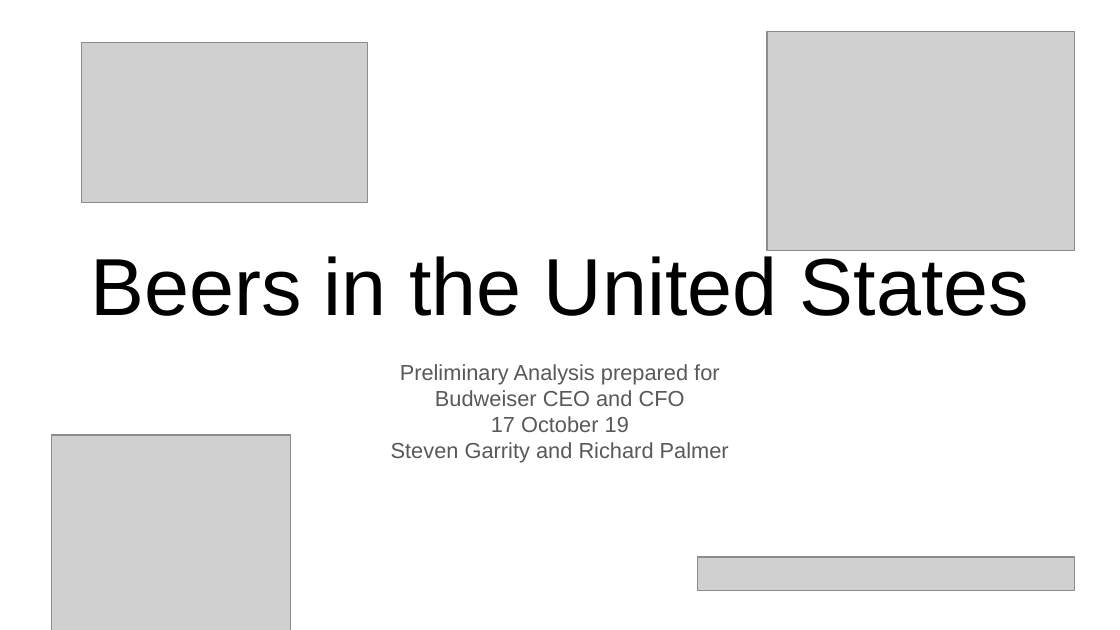
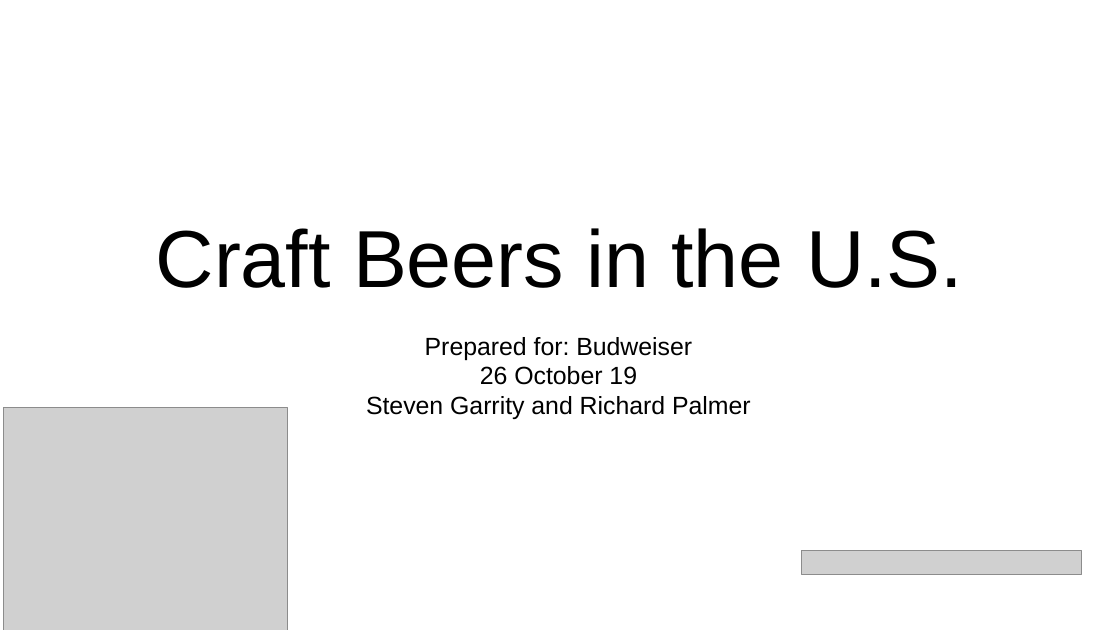
Before and after one commit to rmpalmer/MSDS6306_Fall2019_proj1, a slide deck: slide 1 of CaseStudy_EDA_Palmer_Garrity.pptx. Drawn at 1120x630 pixels with LibreOffice and Linux fonts; fonts in the diff are those of the drawing; grey boxes stand for pictures; background and template pictures are left out. Boxes give left, top, right and bottom in pixels: in the first picture for what was removed or moved away, otherwise in the second. Text is boxed around its words. In the diff, an @@ line names an element or a change of style, - is before the commit and + after.

```diff
--- a/CaseStudy_EDA_Palmer_Garrity.pptx
+++ b/CaseStudy_EDA_Palmer_Garrity.pptx
@@ picture removed at bbox=[82, 43, 368, 203] @@
@@ picture removed at bbox=[767, 31, 1074, 251] @@
@@ title at bbox=[156, 228, 963, 288]: text changed @@
-Beers in the United States
+Craft Beers in the U.S.
@@ subtitle "Prepared for: Budweiser": place and size @@
-subtitle "Prepared for: Budweiser" at bbox=[391, 364, 729, 463]
+subtitle "Prepared for: Budweiser" at bbox=[366, 337, 751, 419]
@@ subtitle at bbox=[425, 337, 692, 385]: text changed; size 14 to 16 pt; text colour #595959 to #000000 @@
-Preliminary Analysis prepared for
-Budweiser CEO and CFO
-17 October 19
+Prepared for: Budweiser
+26 October 19
@@ picture: place and size @@
-picture at bbox=[52, 435, 290, 630]
+picture at bbox=[3, 408, 287, 630]
@@ subtitle at bbox=[366, 396, 751, 419]: size 14 to 16 pt, text colour #595959 to #000000 in "Steven Garrity and Richard Palmer" @@
@@ picture: place and size @@
-picture at bbox=[697, 557, 1074, 590]
+picture at bbox=[802, 551, 1082, 575]
```
Also in this commit, not shown: 10 other slides changed, 5 slides added, 7 slides removed.
